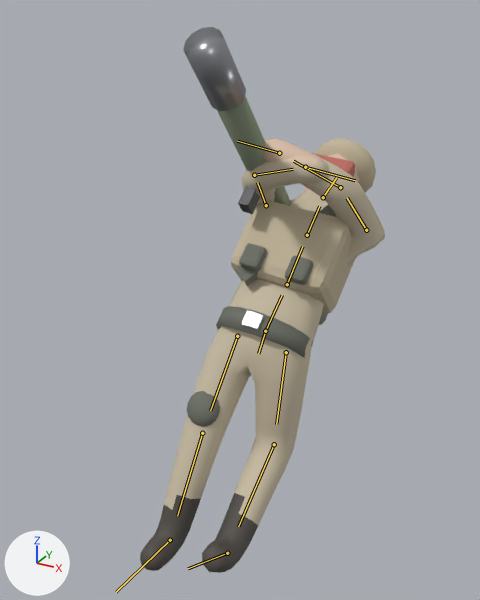
What one commit did to the glTF model models/units/shadow_inf_at.glb.
Rendered twice from a 50 mm lens placed at (1.26, -2.74, 2.58), pointed at (-0.11, -0.26, 1.33). The axes (+X, +Y, +Z) are drawn at lower left. The lights are the same throughout. The picture after the commit comes second. Both versions are drawn at frame 8 of the action 'Die'; the numbers are the values there. The bones that bend it are drawn over the model as lines.

The first picture shows 'Bandolier', 'Belt', 'Body', 'Buckle', 'Grip', 'KneeR', 'Launcher', 'Pack', 'Pouch', 'Pouch.001', 'Scarf', 'Turban', 'Vest', 'Warhead'.
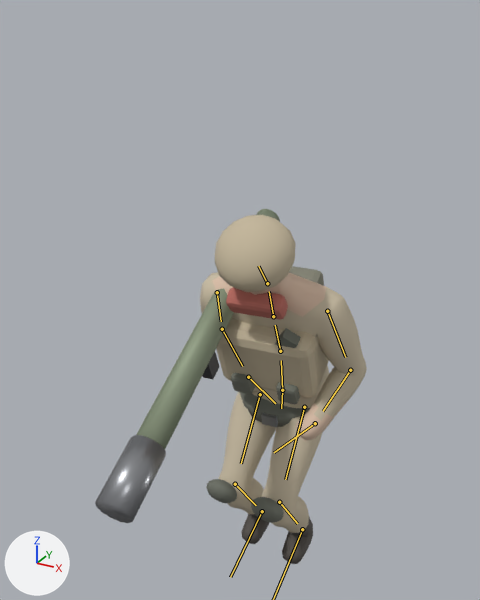
Pixel boxes (x1, y1, x2, y2) of what changed, in the pictures (480 x 600 px):
```json
{"object": "Body", "change": "posed", "before": [140, 139, 385, 573], "after": [200, 272, 367, 564]}
{"object": "Vest", "change": "posed", "before": [231, 201, 355, 313], "after": [216, 318, 329, 398]}
{"object": "Launcher", "change": "posed", "before": [217, 96, 291, 206], "after": [136, 209, 280, 450]}
{"object": "Warhead", "change": "posed", "before": [183, 27, 246, 111], "after": [95, 435, 166, 523], "on screen": "12% wider"}
{"object": "Turban", "change": "posed", "before": [314, 139, 376, 193], "after": [215, 215, 296, 292]}
{"object": "Belt", "change": "posed", "before": [216, 306, 313, 358], "after": [239, 392, 310, 427]}
{"object": "Scarf", "change": "posed", "before": [312, 153, 355, 177], "after": [226, 287, 288, 320]}
{"object": "KneeR", "change": "posed", "before": [187, 391, 220, 427], "after": [206, 479, 237, 503], "on screen": "32% shorter"}
{"object": "Pouch.001", "change": "posed", "before": [285, 256, 313, 285], "after": [276, 382, 300, 404]}
{"object": "Pouch", "change": "posed", "before": [239, 243, 267, 272], "after": [231, 372, 255, 394]}
{"object": "Bandolier", "change": "posed", "before": [236, 205, 337, 286], "after": [275, 328, 301, 348]}
{"object": "Grip", "change": "posed", "before": [238, 185, 261, 214], "after": [202, 352, 219, 380]}
{"object": "KneeL", "change": "posed", "after": [251, 497, 284, 522], "on screen": "not visible before"}
{"bone": "root", "before": "(265, 331) to (258, 353)", "after": "(282, 390) to (281, 408)"}
{"bone": "spine", "before": "(265, 331) to (282, 295)", "after": "(282, 390) to (281, 360)"}
{"bone": "chest", "before": "(287, 284) to (302, 246)", "after": "(280, 351) to (275, 325)"}
{"bone": "head", "before": "(323, 197) to (336, 177)", "after": "(267, 283) to (258, 266)"}
{"bone": "upperarm.L", "before": "(366, 230) to (347, 198)", "after": "(327, 311) to (345, 357)"}
{"bone": "upperarm.R", "before": "(266, 205) to (257, 182)", "after": "(217, 292) to (221, 321)"}
{"bone": "forearm.R", "before": "(254, 175) to (293, 169)", "after": "(222, 329) to (242, 366)"}
{"bone": "thigh.L", "before": "(286, 352) to (276, 424)", "after": "(304, 407) to (285, 479)"}
{"bone": "shin.L", "before": "(274, 444) to (238, 526)", "after": "(279, 502) to (297, 523)"}
{"bone": "thigh.R", "before": "(237, 336) to (210, 410)", "after": "(260, 394) to (241, 463)"}
{"bone": "shin.R", "before": "(202, 433) to (177, 515)", "after": "(235, 484) to (256, 505)"}
{"bone": "foot.R", "before": "(170, 540) to (116, 592)", "after": "(262, 511) to (230, 577)"}
```

The change, as JSON lines over the scene's bpy script:
```json
{"block": "bone_root", "where": "bone_root = bpy.data.objects['Rig'].pose.bones['root']"}
{"op": "set", "path": "bone_root.location", "old": "(0.0, 0.05, -0.15)", "new": "(0.0, 0.385, 0.012)"}
{"op": "set", "path": "bone_root.rotation_quaternion", "old": "(0.965, -0.259, -0.011, 0.042)", "new": "(1.0, -0.026, -0.002, -0.001)", "note": "degrees (-30, 0, 5) -> degrees (-3, 0, 0)"}
{"block": "bone_spine", "where": "bone_spine = bpy.data.objects['Rig'].pose.bones['spine']  # child of 'root'"}
{"op": "set", "path": "bone_spine.rotation_quaternion", "old": "(0.991, -0.131, 0.0, 0.0)", "new": "(0.988, 0.147, 0.05, -0.005)", "note": "degrees (-15, 0, 0) -> degrees (17, 6, 0)"}
{"block": "bone_chest", "where": "bone_chest = bpy.data.objects['Rig'].pose.bones['chest']  # child of 'spine'"}
{"op": "set", "path": "bone_chest.rotation_quaternion", "old": "(1.0, 0.0, 0.0, 0.0)", "new": "(0.997, 0.083, 0.0, 0.0)", "note": "degrees (0, 0, 0) -> degrees (10, 0, 0)"}
{"block": "bone_head", "where": "bone_head = bpy.data.objects['Rig'].pose.bones['head']  # child of 'neck'"}
{"op": "set", "path": "bone_head.rotation_quaternion", "old": "(0.985, -0.174, 0.0, 0.0)", "new": "(0.987, 0.163, 0.01, 0.001)", "note": "degrees (-20, 0, 0) -> degrees (19, 1, 0)"}
{"block": "bone_upperarm_l", "where": "bone_upperarm_l = bpy.data.objects['Rig'].pose.bones['upperarm.L']  # child of 'chest'"}
{"op": "set", "path": "bone_upperarm_l.rotation_quaternion", "old": "(0.694, -0.583, 0.272, -0.324)", "new": "(0.993, 0.023, 0.108, 0.035)", "note": "degrees (-80, 0, -50) -> degrees (3, 12, 4)"}
{"block": "bone_upperarm_r", "where": "bone_upperarm_r = bpy.data.objects['Rig'].pose.bones['upperarm.R']  # child of 'chest'"}
{"op": "set", "path": "bone_upperarm_r.rotation_quaternion", "old": "(-0.664, 0.664, 0.242, -0.242)", "new": "(0.991, 0.053, -0.127, -0.008)", "note": "degrees (-90, 0, 40) -> degrees (6, -14, -2)"}
{"block": "bone_forearm_r", "where": "bone_forearm_r = bpy.data.objects['Rig'].pose.bones['forearm.R']  # child of 'upperarm.R'"}
{"op": "set", "path": "bone_forearm_r.rotation_quaternion", "old": "(1.0, 0.0, 0.0, 0.0)", "new": "(1.0, -0.007, -0.007, -0.011)", "note": "degrees (0, 0, 0) -> degrees (-1, -1, -1)"}
{"block": "bone_thigh_l", "where": "bone_thigh_l = bpy.data.objects['Rig'].pose.bones['thigh.L']  # child of 'root'"}
{"op": "set", "path": "bone_thigh_l.rotation_quaternion", "old": "(0.976, 0.216, 0.0, 0.0)", "new": "(0.955, -0.298, -0.012, -0.007)", "note": "degrees (25, 0, 0) -> degrees (-35, -2, 0)"}
{"block": "bone_shin_l", "where": "bone_shin_l = bpy.data.objects['Rig'].pose.bones['shin.L']  # child of 'thigh.L'"}
{"op": "set", "path": "bone_shin_l.rotation_quaternion", "old": "(0.906, -0.423, 0.0, 0.0)", "new": "(0.82, 0.573, 0.007, 0.006)", "note": "degrees (-50, 0, 0) -> degrees (70, 0, 1)"}
{"block": "bone_foot_l", "where": "bone_foot_l = bpy.data.objects['Rig'].pose.bones['foot.L']  # child of 'shin.L'"}
{"op": "set", "path": "bone_foot_l.rotation_quaternion", "old": "(1.0, 0.0, 0.0, 0.0)", "new": "(0.966, -0.257, 0.0, 0.0)", "note": "degrees (0, 0, 0) -> degrees (-30, 0, 0)"}
{"block": "bone_thigh_r", "where": "bone_thigh_r = bpy.data.objects['Rig'].pose.bones['thigh.R']  # child of 'root'"}
{"op": "set", "path": "bone_thigh_r.rotation_quaternion", "old": "(1.0, 0.0, 0.0, 0.0)", "new": "(0.972, -0.234, 0.012, 0.005)", "note": "degrees (0, 0, 0) -> degrees (-27, 1, 0)"}
{"block": "bone_shin_r", "where": "bone_shin_r = bpy.data.objects['Rig'].pose.bones['shin.R']  # child of 'thigh.R'"}
{"op": "set", "path": "bone_shin_r.rotation_quaternion", "old": "(1.0, 0.0, 0.0, 0.0)", "new": "(0.853, 0.522, -0.006, -0.006)", "note": "degrees (0, 0, 0) -> degrees (63, 0, -1)"}
{"block": "bone_foot_r", "where": "bone_foot_r = bpy.data.objects['Rig'].pose.bones['foot.R']  # child of 'shin.R'"}
{"op": "set", "path": "bone_foot_r.rotation_quaternion", "old": "(1.0, 0.0, 0.0, 0.0)", "new": "(0.966, -0.257, 0.0, 0.0)", "note": "degrees (0, 0, 0) -> degrees (-30, 0, 0)"}
```
